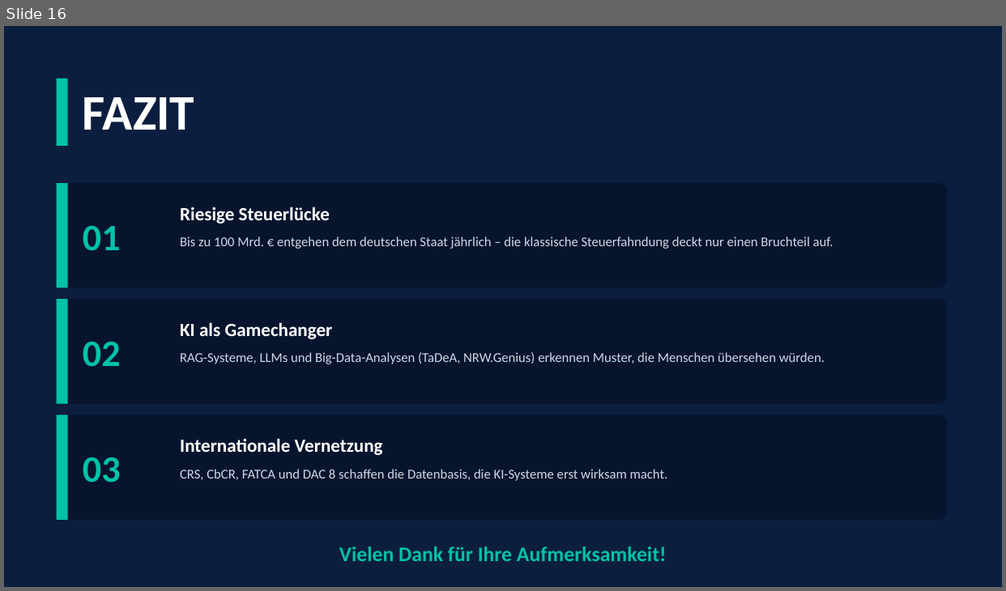
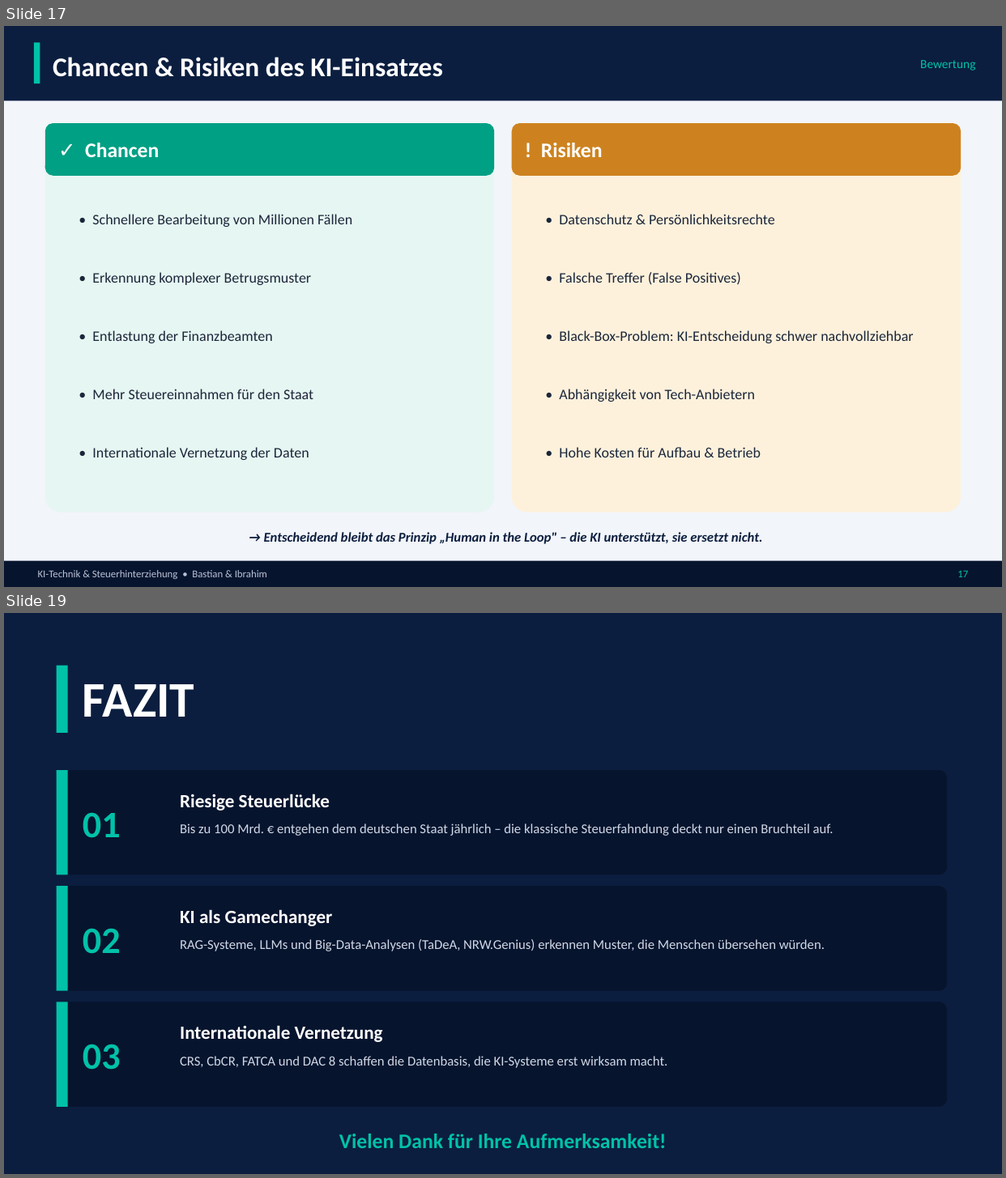
Before and after one commit to brahimkhaleel818-prog/claude-projekt, a slide deck: output/KI_Steuerhinterziehung_NEU.pptx. Shown one above the other, each under a label of ours: slide 16 before the commit, slides 17 and 19 after it; the slides between them are not shown. The pictures are 1006x591 and 1006x1178 pixels, drawn with LibreOffice and Linux fonts; fonts in the diff are those of the drawing. Boxes give left, top, right and bottom in pixels: in the first picture for what was removed or moved away, otherwise in the second. Text is boxed around its words. In the diff, an @@ line names an element or a change of style, - is before the commit and + after.

```diff
--- a/output/KI_Steuerhinterziehung_NEU.pptx
+++ b/output/KI_Steuerhinterziehung_NEU.pptx
@@ slide 17 added at box(4, 26, 1002, 587), background #F2F5FA @@
@@ rectangle added at box(4, 26, 1002, 101), fill #0B1E3F @@
@@ rectangle added at box(34, 42, 40, 84), fill #00C2A8 @@
@@ text added at box(53, 57, 442, 77), 26 pt, text #FFFFFF, bold @@
+Chancen & Risiken des KI-Einsatzes
@@ text added at box(920, 60, 975, 71), 12 pt, text #00C2A8 @@
+Bewertung
@@ rounded rectangle added at box(45, 123, 494, 513), fill #E6F6F2 @@
@@ rounded rectangle added at box(45, 123, 494, 176), fill #00A084 @@
@@ text added at box(85, 143, 159, 158), 20 pt, text #FFFFFF, bold @@
+✓ Chancen
@@ rounded rectangle added at box(512, 123, 961, 513), fill #FDF1DC @@
@@ rounded rectangle added at box(512, 123, 961, 176), fill #CE821F @@
@@ text added at box(541, 143, 603, 157), 20 pt, text #FFFFFF, bold @@
+! Risiken
@@ text added at box(92, 214, 352, 227), 14 pt, text #1B263A @@
+• Schnellere Bearbeitung von Millionen Fällen
@@ text added at box(559, 214, 775, 224), 14 pt, text #1B263A @@
+• Datenschutz & Persönlichkeitsrechte
@@ text added at box(92, 272, 312, 285), 14 pt, text #1B263A @@
+• Erkennung komplexer Betrugsmuster
@@ text added at box(559, 272, 741, 285), 14 pt, text #1B263A @@
+• Falsche Treffer (False Positives)
@@ text added at box(92, 331, 272, 344), 14 pt, text #1B263A @@
+• Entlastung der Finanzbeamten
@@ text added at box(559, 331, 913, 344), 14 pt, text #1B263A @@
+• Black-Box-Problem: KI-Entscheidung schwer nachvollziehbar
@@ text added at box(92, 389, 313, 399), 14 pt, text #1B263A @@
+• Mehr Steuereinnahmen für den Staat
@@ text added at box(559, 389, 755, 402), 14 pt, text #1B263A @@
+• Abhängigkeit von Tech-Anbietern
@@ text added at box(92, 447, 309, 460), 14 pt, text #1B263A @@
+• Internationale Vernetzung der Daten
@@ text added at box(559, 447, 761, 458), 14 pt, text #1B263A @@
+• Hohe Kosten für Aufbau & Betrieb
@@ text added at box(264, 532, 763, 544), 13 pt, text #0B1E3F, bold, italic @@
+→ Entscheidend bleibt das Prinzip „Human in the Loop" – die KI unterstützt, sie ersetzt nicht.
@@ rectangle added at box(4, 561, 1002, 587), fill #07142E @@
@@ text added at box(38, 570, 267, 579), 10 pt, text #B8C2D6 @@
+KI-Technik & Steuerhinterziehung • Bastian & Ibrahim
@@ text added at box(957, 571, 968, 578), 10 pt, text #00C2A8 @@
+17
@@ what was slide 16 is now slide 19 @@
```
Also in this commit, not shown: 8 slides changed, 2 other slides added, 1 other file.
